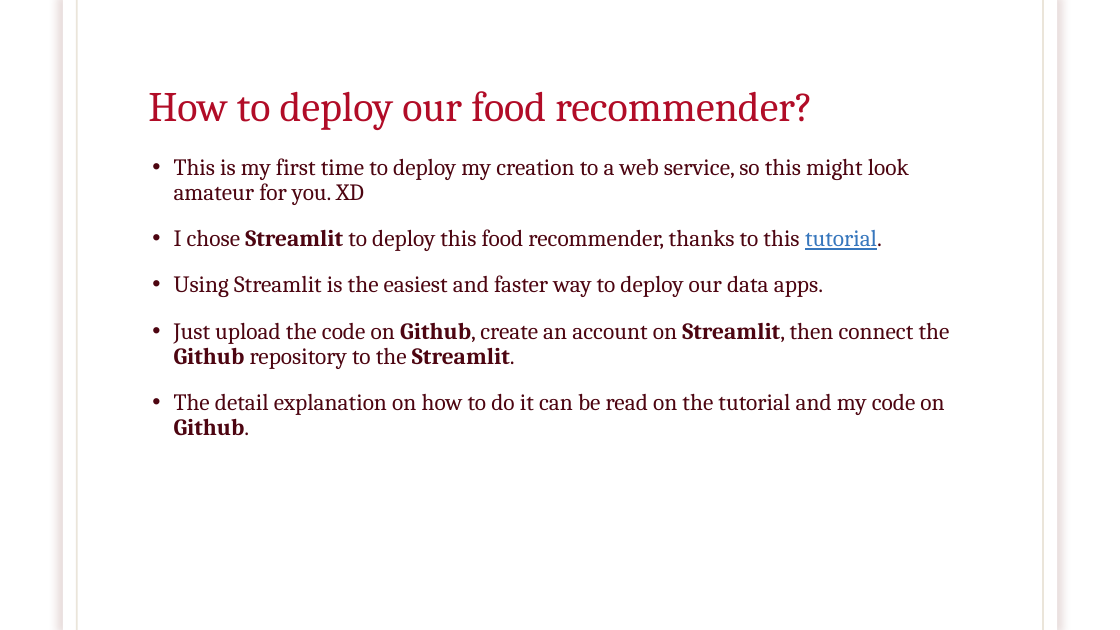
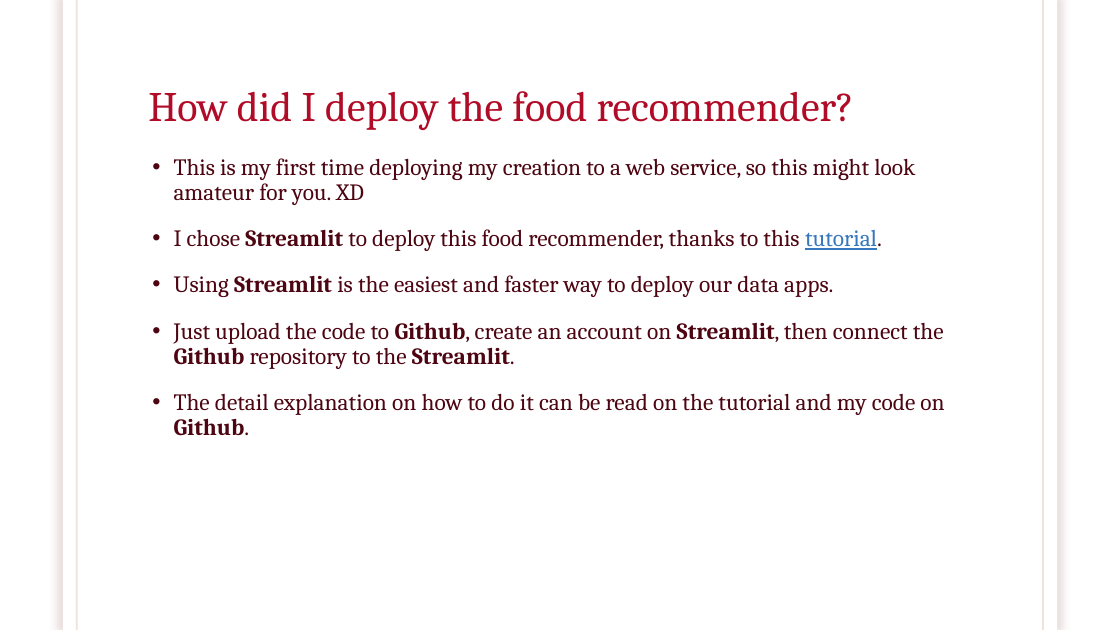
Before and after one commit to Rangga1708/Food-Recommender, a slide deck: slide 39 of Food Recommender Based on Taste.pptx (slide 37 before the commit). Drawn at 1120x630 pixels with LibreOffice and Linux fonts; fonts in the diff are those of the drawing; background and template pictures are left out. Boxes give left, top, right and bottom in pixels: in the first picture for what was removed or moved away, otherwise in the second. Text is boxed around its words. In the diff, an @@ line names an element or a change of style, - is before the commit and + after.

```diff
--- a/Food Recommender Based on Taste.pptx
+++ b/Food Recommender Based on Taste.pptx
@@ title at (148, 91, 854, 130): text changed @@
-How to deploy our food recommender?
+How did I deploy the food recommender?
@@ text at (174, 158, 915, 205): text changed @@
-• This is my first time to deploy my creation to a web service, so this might look amateur for you. XD
+• This is my first time deploying my creation to a web service, so this might look amateur for you. XD
@@ text at (174, 275, 833, 297): bold on in "Streamlit" @@
@@ text at (174, 322, 944, 369): text changed @@
-• Just upload the code on Github, create an account on Streamlit, then connect the Github repository to the Streamlit.
+• Just upload the code to Github, create an account on Streamlit, then connect the Github repository to the Streamlit.
```
Also in this commit, not shown: 17 other slides changed, 6 slides added, 1 slide removed.
